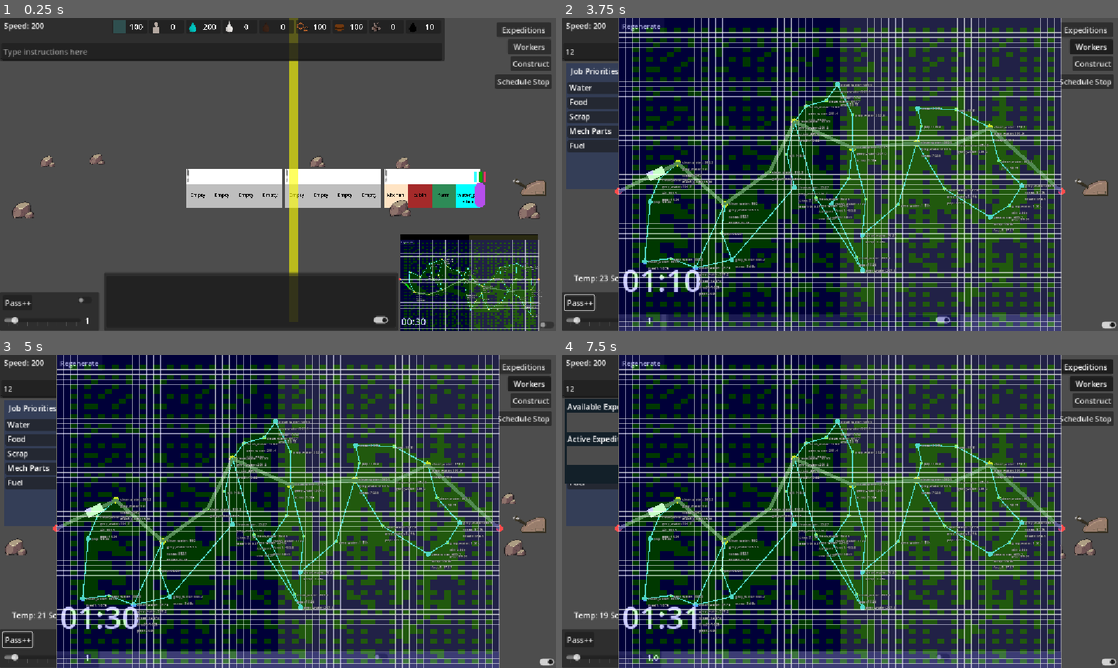
Above: before the commit, frames 1-4 (two rows, left to right).
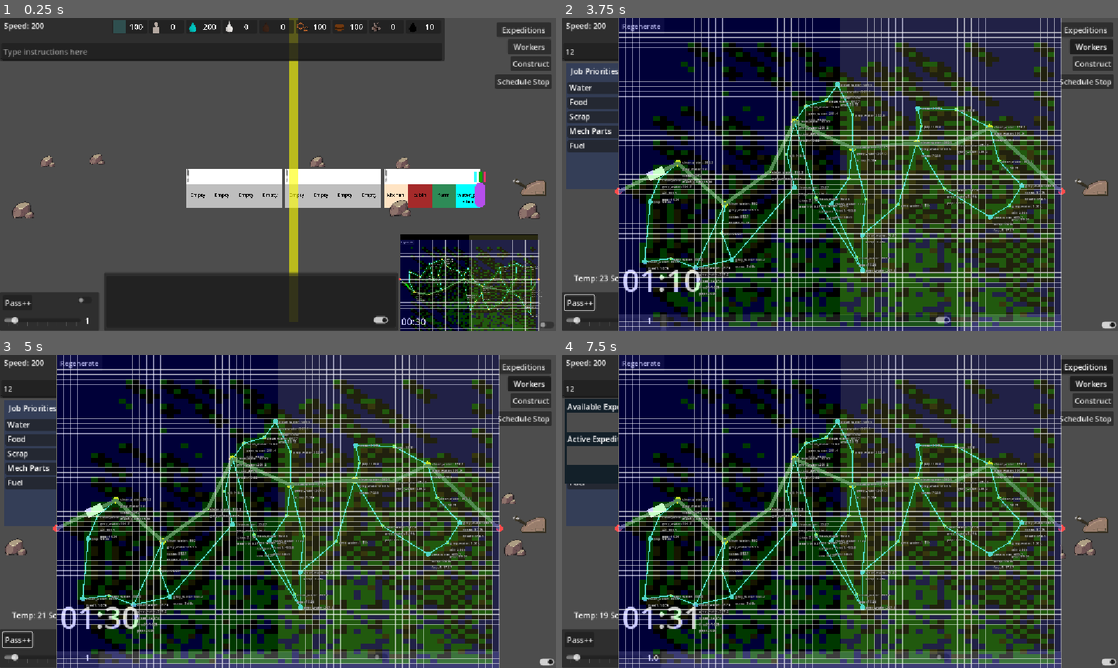
Above: after the commit, the same moments.

Repository: Sphinx111/ed_and_morgs_train_builder
Game: Godot game, scene res://Scenes/traincar.tscn
Same seed, same stepped clock (60 frames per second), same inputs: the game is played once before the commit and once after it.
Inputs (mouse positions are in pixels of both pictures, inside the frame that each line leads up to):
- Up to frame 1 (0.25 s): no input
- Up to frame 2 (3.75 s): click (784, 52) at 0.52 s; type "12" at 0.6 s; click "Workers" at 1.25 s; click "Regenerate" at 2 s; click "Pass++" at 2.75 s; click (1106, 324) at 3.5 s
- Up to frame 3 (5 s): click (378, 658) at 4.25 s
- Up to frame 4 (7.5 s): click (645, 636) at 5 s; click "Expeditions" at 5.75 s; click "Optimistic - This will be a n…" at 6.5 s; click "Continue" at 7.25 s

The runs differ from the first frame. In frame 1, 3.6% of the frame differs, in the area x 72-97%, y 71-100%; in frame 2, 36%, in the area x 11-89%, y 3-99%; in frame 3, 36%; in frame 4, 36%.

Commit message:
map now takes multiple passes: some distributed single spots, some fuzzying out from existing data and a spiral to fill.

Diff:
--- a/MapContinentGenerator.gd
+++ b/MapContinentGenerator.gd
@@ -3,8 +3,16 @@
 class_name MapContinentGenerator
 
 @export var DEBUG: bool = true
-var heat = .2
+var heat = .1
 enum TERRAINS {unassigned, water, land, mountain, river, valley}
+
+var probabilityMatrix: Dictionary = {
+#(water land mountain)
+TERRAINS.mountain : [1,3,1],
+TERRAINS.land : [1,3,1],
+TERRAINS.water : [3,1,1]
+}
+
 
 class MapBigGrid extends RefCounted:
 	var coords: Vector2i
@@ -48,7 +56,7 @@
 	for edge: MapGraphEdge in mapGraph.edges:
 		_mark_grids_for_mapGraphEdge(edge)
 
-	generate_terrain(.2)
+	generate_terrain(heat)
 
 	_refresh_debug_visuals()
 
@@ -90,6 +98,8 @@
 		fill.color = Color(0.0, 0.0, 1.0, 0.22)
 	elif grid.terrainType == TERRAINS.land:
 		fill.color = Color(0.0, 1.0, 0.0, 0.22)
+	elif grid.terrainType == TERRAINS.mountain:
+		fill.color = Color(0.4, 0.4, 0.0, 0.22)
 	else:
 		fill.color = Color(0.0, 0.0, 0.0, 0.22)
 	_debug_layer.add_child(fill)
@@ -186,7 +196,7 @@
 func _map_position_to_grid_coord(map_position: Vector2) -> Vector2i:
 	return Vector2i(map_position / grid_size)
 
-func generate_terrain(heat:int=0):
+func generate_terrain(heat:int=heat):
 	var gridConcern
 	var maxr = granularity-1
 	for y in range(granularity):
@@ -201,13 +211,18 @@
 	#occurs before the spiral fills it in. bigger numbers are more sparse passes
 	# runs in order so should be in descending order
 	# if you add 1 to this array it will fill everything and bypass the spiral
-	var passesPreFill: Array = [9,7,5,2]
+	var passesPreFill: Array = [9,5]
 	for passno in passesPreFill:
 		for y in range(1,granularity-1):
 			if y % passno == 0:
 				for x in range(1,granularity-1):
 					if x % passno == 0 : # max(2,passno-1):
 						assignTerrain(y,x)
+	var passesFuzzOut: Array = [2,3,2,3,2,1,2,1]
+	for passno in passesFuzzOut:
+		for y in range(1,granularity-1):
+				for x in range(1,granularity-1):
+						assignTerrain(y,x,passno)
 
 	#attempt to spiral fill:
 	if not passesPreFill.find(1)>=0: #no sense spiraling if it's all prefilled
@@ -220,41 +235,45 @@
 				assignTerrain(maxr-edgedistance,x) #bottom edge
 			for y in range(granularity-edgedistance,edgedistance,-1): #decreasing y
 				assignTerrain(y,edgedistance) #left edge?
-
-
-
 				#if x==edgedistance or x==maxr-edgedistance or y==edgedistance or y==maxr-edgedistance:
 					#gridConcern= mapGrids[y][x]
 
 
-func assignTerrain(y:int, x:int) :
+func assignTerrain(y:int, x:int, minInfo=0) :
 	var gridConcern= mapGrids[y][x]
 	if gridConcern.terrainType == TERRAINS.unassigned:
-		var landProb : float = terrTypeProb(TERRAINS.land,y,x)
-		var waterProb : float= terrTypeProb(TERRAINS.water,y,x)
+		var landProb : float = terrTypeProb(TERRAINS.land,y,x,minInfo)
+		var waterProb : float= terrTypeProb(TERRAINS.water,y,x,minInfo)
 		# TODO: Make better desicsions
-		if  landProb >= .5:
+		if (landProb+waterProb)==0:
+			gridConcern.terrainType = TERRAINS.unassigned
+		elif landProb-waterProb > .7:
+			gridConcern.terrainType = TERRAINS.mountain
+		elif  landProb >= .5:
 			gridConcern.terrainType = TERRAINS.land
 		elif waterProb>= .5 :
 			gridConcern.terrainType = TERRAINS.water
-		if  landProb >= .1:
+		elif  landProb >= .1:
 			gridConcern.terrainType = TERRAINS.land
 		else :
 			gridConcern.terrainType = TERRAINS.water
 
 # TODO: Write something MUCH better than this
-func terrTypeProb(targetType:TERRAINS, y:int, x:int) :
+func terrTypeProb(targetType:TERRAINS, y:int, x:int, minimumInfo:int=0) :
 	var neighbourTypes=returnNeighborsTerrain(y,x)
+	if neighbourTypes.size() < minimumInfo:
+		return 0
 	if neighbourTypes.size()>0:
 		return ((neighbourTypes.filter(func(type): return type == targetType).size())/(max(neighbourTypes.size(),2)))
 	else:
 		return randf()+heat
 
+
 func returnNeighborsTerrain(y:int, x:int) :
 	var neighborTypes : Array = []
 	for i in range(y-1,y+1):
 		for j in range(x-1,x+1):
-			#if i!=j: #remove condition to check diagonals
+			if i!=j: #remove condition to check diagonals
 				if i>=0 and j >=0 and i<granularity and j<granularity:
 					if mapGrids[i][j].terrainType != TERRAINS.unassigned :
 						neighborTypes.append(mapGrids[i][j].terrainType)
